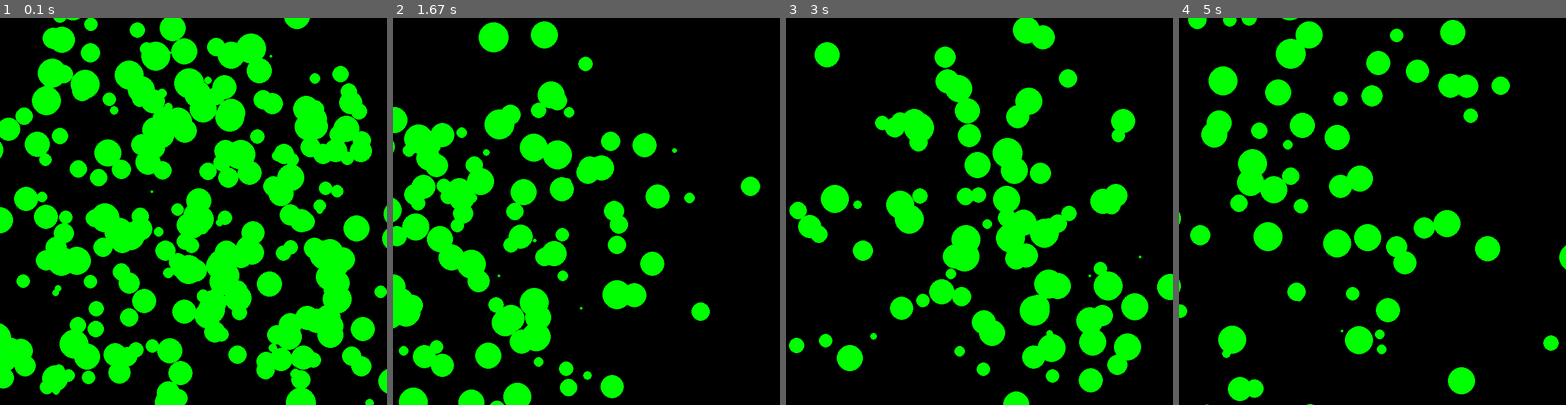
Above: before the commit, frames 1-4 (left to right).
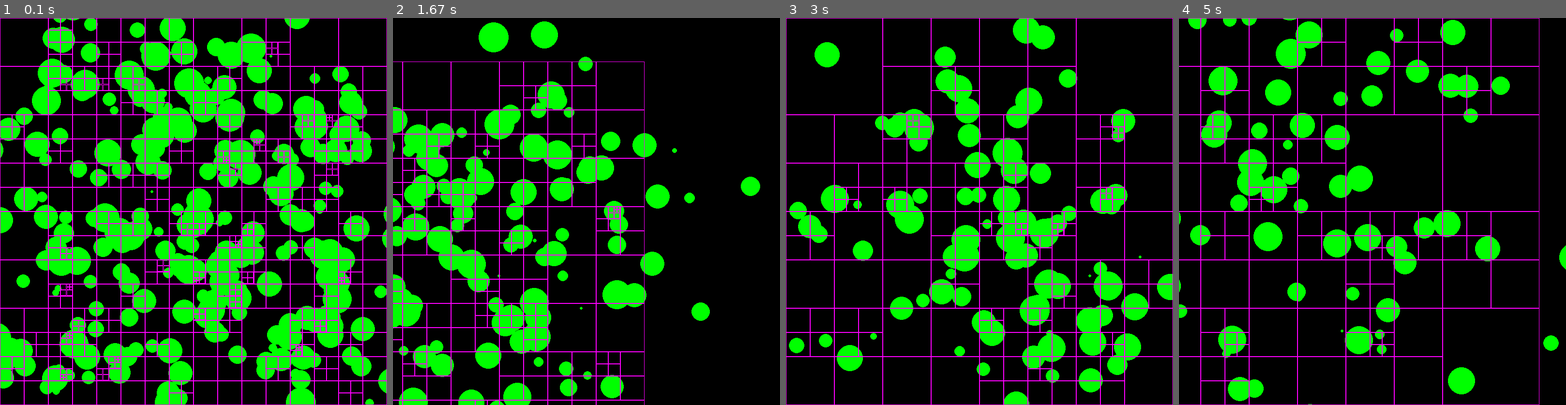
Above: after the commit, the same moments.

Repository: chrille0313/NBodySimulation
Game: pygame game, started from Examples/Gravity/gravity.py
Same seed, same stepped clock (60 frames per second), same inputs: the game is played once before the commit and once after it.
Inputs:
- Up to frame 1 (0.1 s): no input
- Up to frame 2 (1.67 s): hold D 0.33-0.8 s; hold W 0.83-1.13 s; hold D 1.17-1.63 s
- Up to frame 3 (3 s): hold A 1.67-2.2 s; hold S 2.23-2.53 s; hold A 2.57-2.97 s
- Up to frame 4 (5 s): hold W 3-3.37 s; hold D 3.4-4.03 s; hold S 4.07-4.43 s; hold A 4.47-4.93 s; hold D from 4.97 s (still down)

The runs differ from the first frame. In frame 1, 10% of the frame differs, in the area x 0-100%, y 0-100%; in frame 2, 4.4%; in frame 3, 5.8%; in frame 4, 4.5%.

Commit message:
Update gravity.py

Diff:
--- a/Examples/Gravity/gravity.py
+++ b/Examples/Gravity/gravity.py
@@ -30,7 +30,7 @@
 
 			self.bodies.append(Body(pos, mass, vel))
 
-		self.debug = False  # Comment to disable debug mode
+		self.debug = True  # Comment to disable debug mode
 
 	def draw_debug(self):
 		self.quadTree.draw(self)
